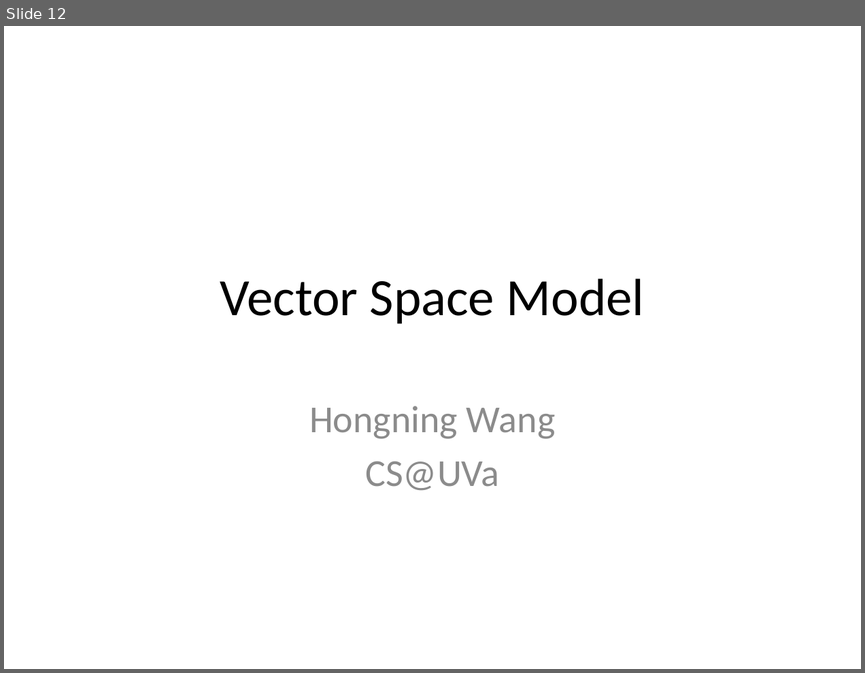
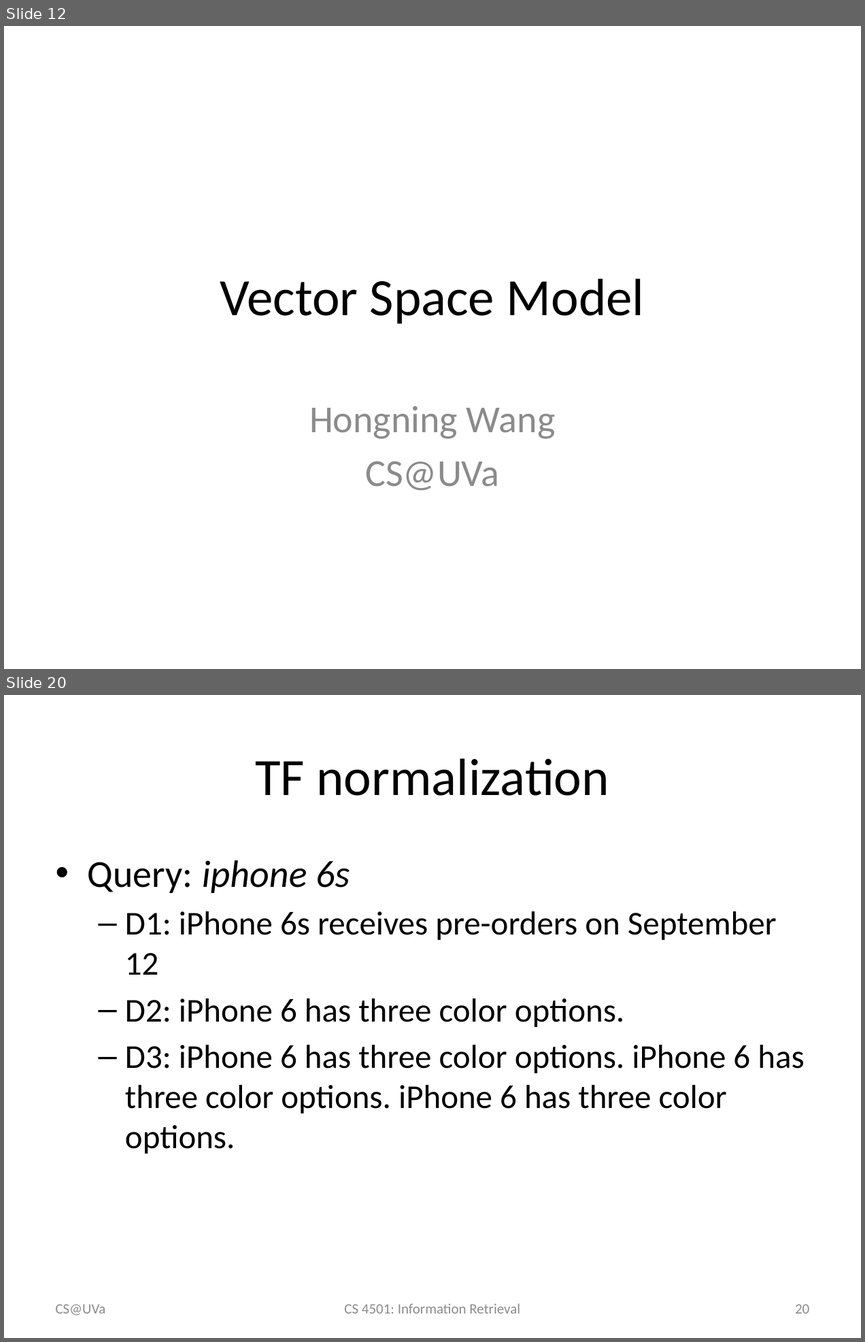
Before and after one commit to wang296/IR2015, a slide deck: docs/Boolean&VS model.pptx. Shown one above the other, each under a label of ours: slide 12 before the commit, slides 12 and 20 after it; the slides between them are not shown. The pictures are 865x673 and 865x1342 pixels, drawn with LibreOffice and Linux fonts; fonts in the diff are those of the drawing. Boxes give left, top, right and bottom in pixels: in the first picture for what was removed or moved away, otherwise in the second. Text is boxed around its words. In the diff, an @@ line names an element or a change of style, - is before the commit and + after.

```diff
--- a/docs/Boolean&VS model.pptx
+++ b/docs/Boolean&VS model.pptx
@@ slide 20 added at bbox=[4, 695, 861, 1338], background #FFFFFF @@
@@ title added at bbox=[255, 758, 609, 796], 44 pt, text #000000 @@
+TF normalization
@@ text added at bbox=[88, 860, 804, 1153], 28 pt, text #000000 @@
+• Query: iphone 6s
+  – D1: iPhone 6s receives pre-orders on September 12
+  – D2: iPhone 6 has three color options.
+  – D3: iPhone 6 has three color options. iPhone 6 has three color options. iPhone 6 has three color options.
@@ text added at bbox=[56, 1304, 106, 1315], 12 pt, text #8C8C8C @@
+CS@UVa
@@ text added at bbox=[344, 1303, 520, 1313], 12 pt, text #8C8C8C @@
+CS 4501: Information Retrieval
@@ page number added at bbox=[795, 1304, 809, 1313], 12 pt, text #8C8C8C @@
+20
```
Also in this commit, not shown: 33 slides changed, 1 other slide added, 5 other files.
